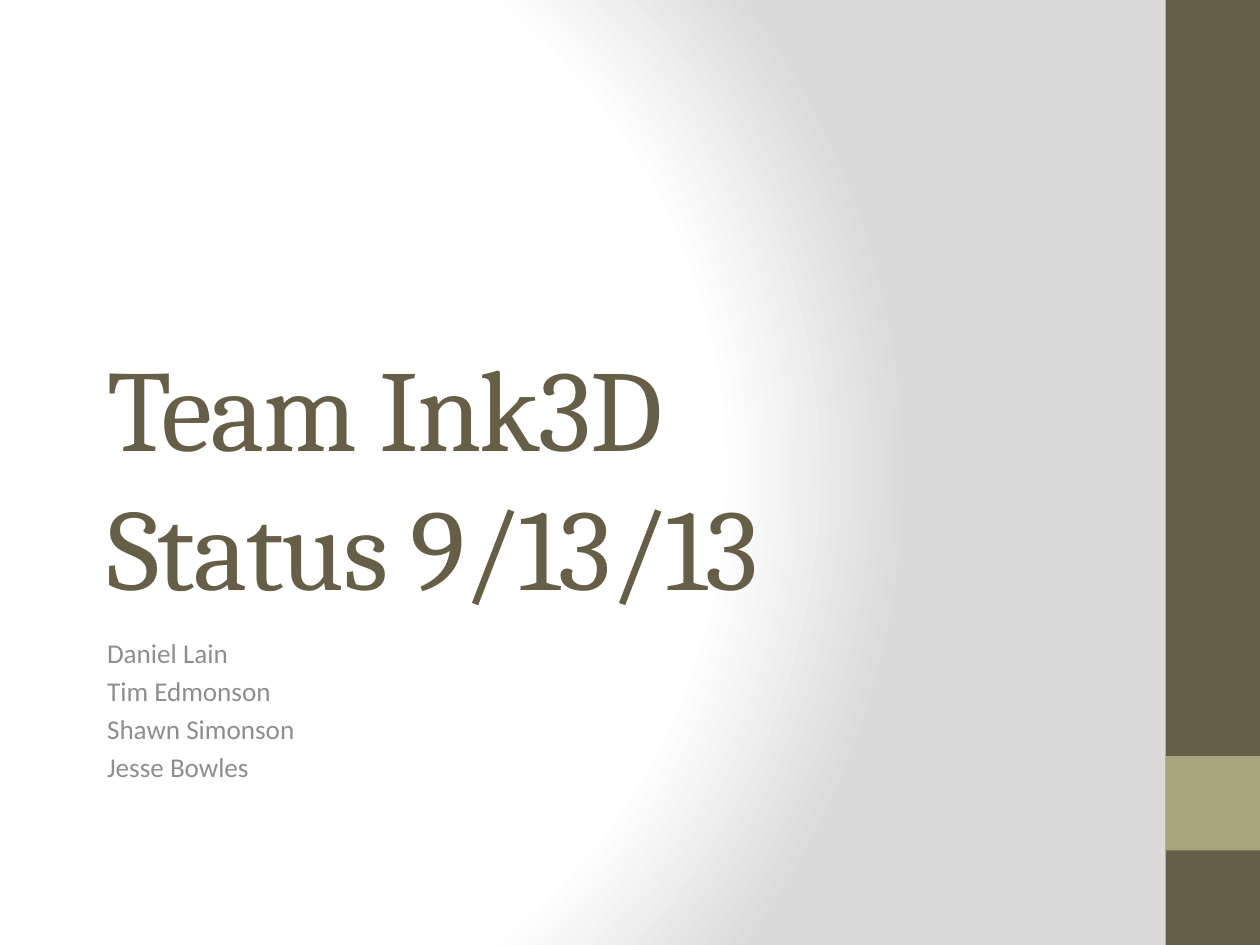
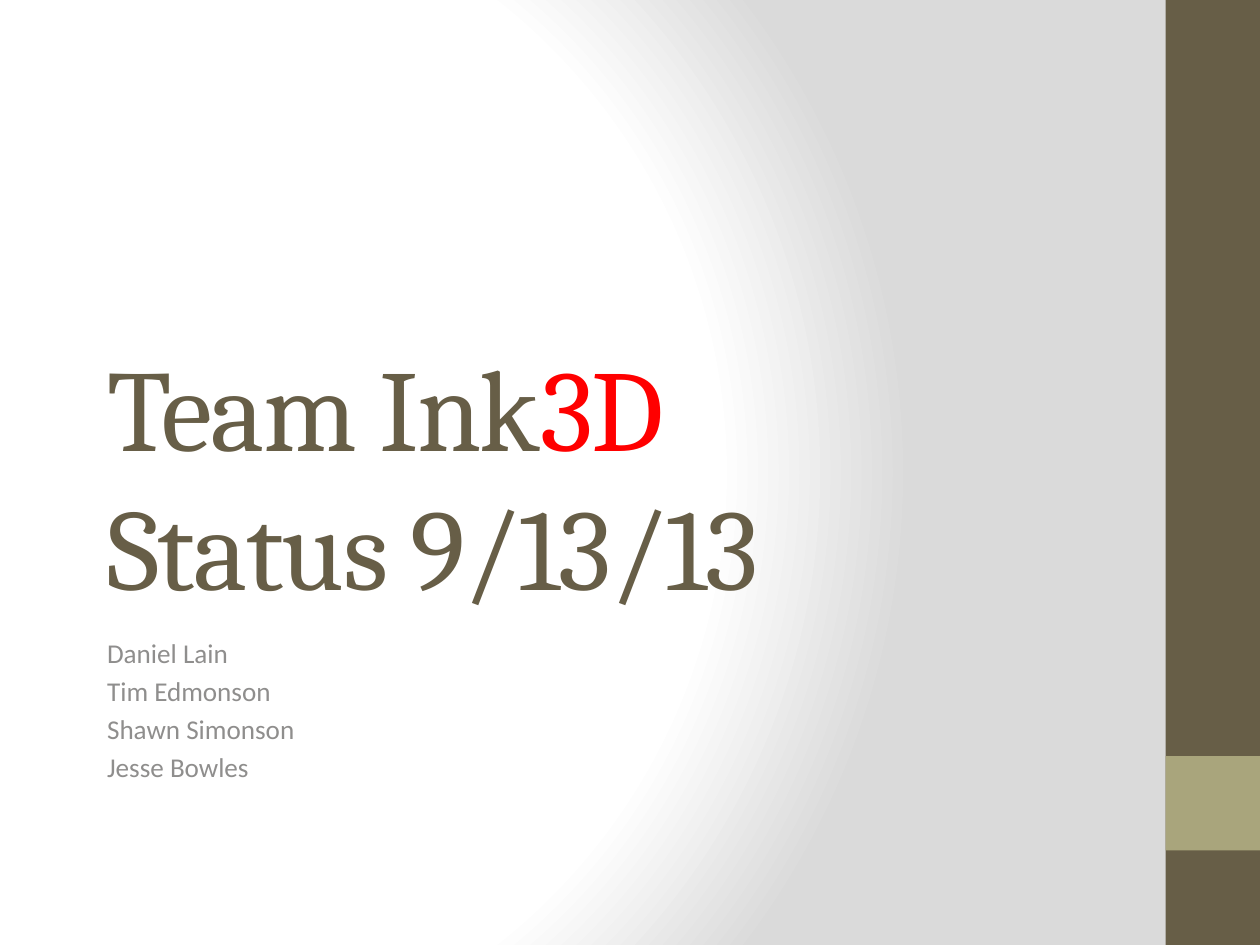
Before and after one commit to qpHalcy0n/SRDesign, a slide deck: slide 1 of Status Updates/2013 09 13.pptx. Drawn at 1260x945 pixels with LibreOffice and Linux fonts; fonts in the diff are those of the drawing. Boxes give left, top, right and bottom in pixels: in the first picture for what was removed or moved away, otherwise in the second. Text is boxed around its words. In the diff, an @@ line names an element or a change of style, - is before the commit and + after.

Commit message:
Updated Status

```diff
--- a/Status Updates/2013 09 13.pptx
+++ b/Status Updates/2013 09 13.pptx
@@ title "Team Ink3D Status 9/13/13" at (107, 370, 758, 605): text colour #675E47 to #FF0000 in "Ink3D" @@
```
Also in this commit, not shown: 4 other slides changed, 2 slides added.
